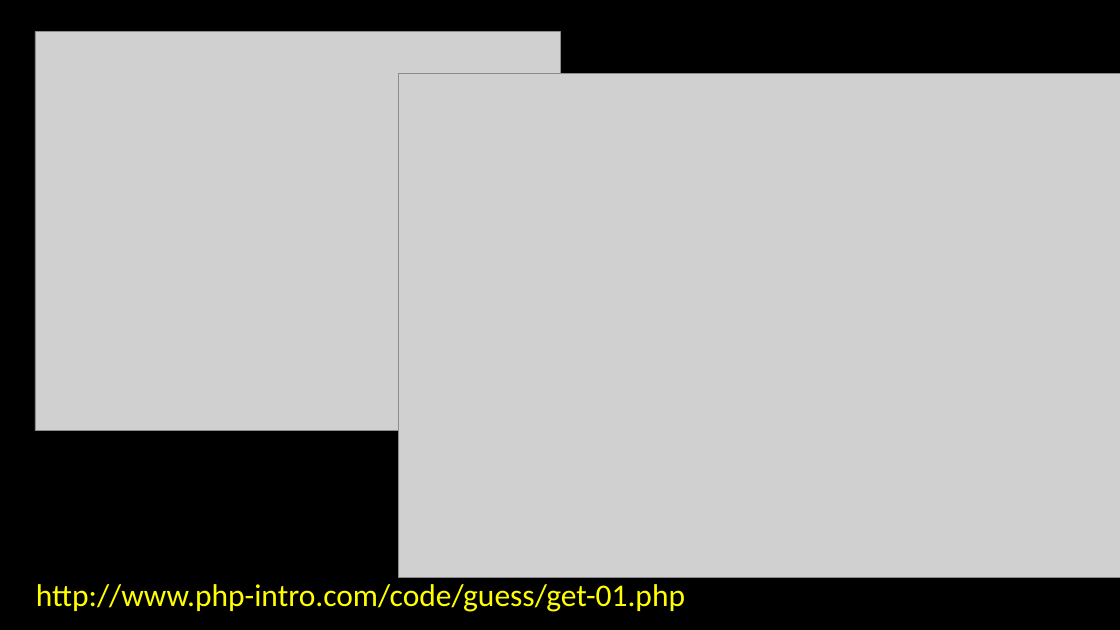
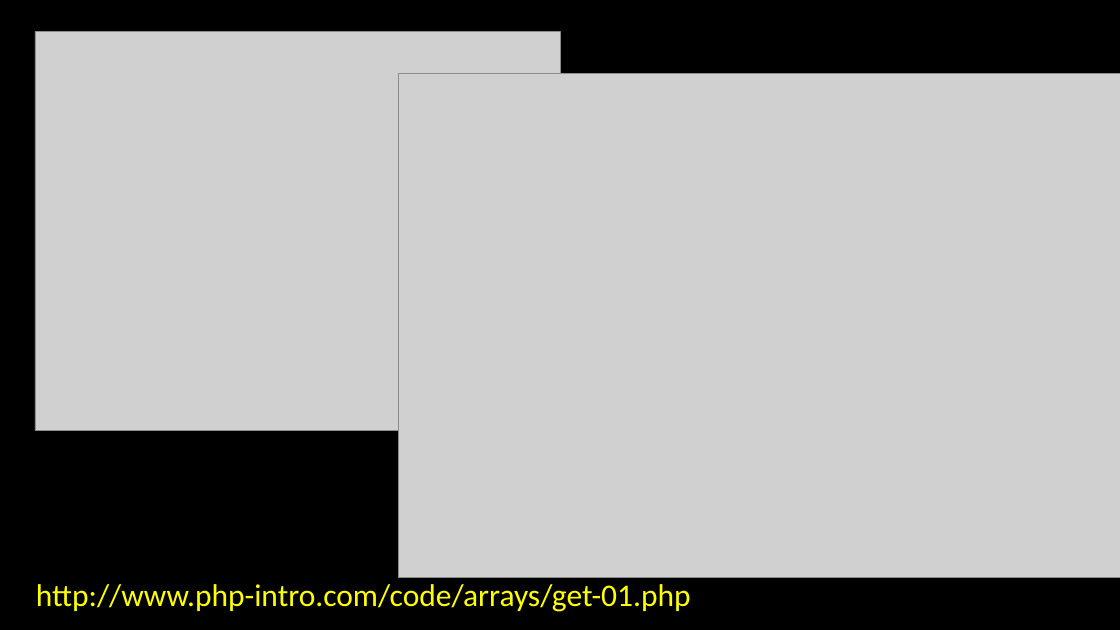
Before and after one commit to csev/wa4e, a slide deck: slide 21 of lectures/PHP-05-Arrays.ppt. Drawn at 1120x630 pixels with LibreOffice and Linux fonts; fonts in the diff are those of the drawing; grey boxes stand for pictures. Boxes give left, top, right and bottom in pixels: in the first picture for what was removed or moved away, otherwise in the second. Text is boxed around its words. In the diff, an @@ line names an element or a change of style, - is before the commit and + after.

```diff
--- a/lectures/PHP-05-Arrays.ppt
+++ b/lectures/PHP-05-Arrays.ppt
@@ text at (x1=36, y1=584, x2=691, y2=612): text changed @@
-http://www.php-intro.com/code/guess/get-01.php
+http://www.php-intro.com/code/arrays/get-01.php
```
Also in this commit, not shown: 2 other slides changed, 3 other files.
